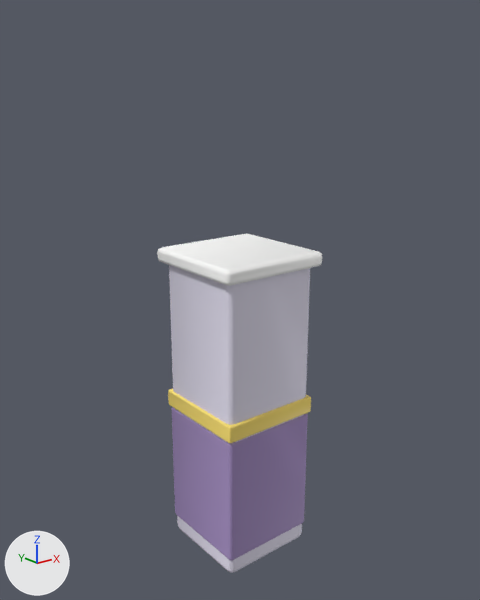
The glTF model assets/modelos/tp/pared_esquina.glb as it was, and as the next commit left it.
The view is the same before and after, from a 50 mm camera at (-0.773, -0.97, 0.921) aimed at (0.006, 0.004, 0.531). The lights are fixed; the arrows at lower left show +X, +Y and +Z. The picture after the commit comes second. Where no turn or scale is listed for an object, it has been applied to the vertices. Vertices at exactly the same position are counted once.

Names of what the first picture shows: 'pilar', 'pilar_franja', 'pilar_remate', 'pilar_zocalo'.
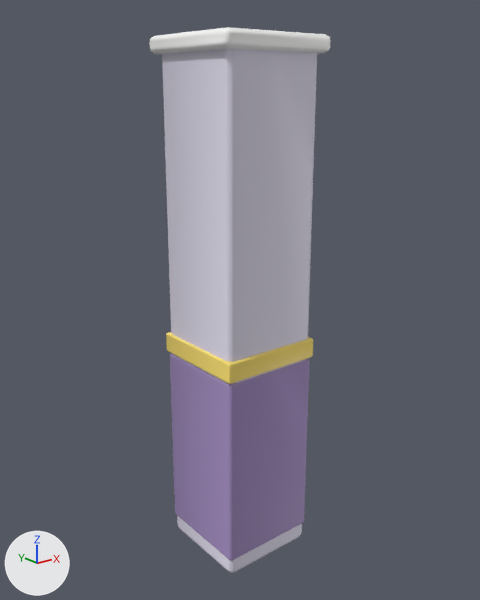
Where the newer file only moved an object's origin or applied its transform, the numbers keep the older frame.

Location of each change, (x1, y1, x2, y2) in pixels of the pictures (480 x 600 px; the box of a moved part takes in the faces that stretch with it):
'pilar', reshaped (10% wider, 70% taller): before (169, 265, 310, 573); after (162, 49, 317, 573)
'pilar_zocalo', reshaped (35% taller): before (172, 407, 308, 560); after (170, 353, 309, 560)
'pilar_remate', moved: before (157, 233, 322, 286); after (149, 27, 331, 54)
'pilar_franja', moved: before (168, 389, 311, 443); after (166, 332, 313, 384)
part 1 of me_cube, moved or reshaped: before (169, 265, 310, 442); after (162, 49, 317, 383)
part 2 of me_cube_001, moved or reshaped: before (172, 407, 308, 447); after (170, 353, 309, 447)

What changed in the scene script:
```text
Change me_cube:
    used by ob_pilar; location = (0.0, 0.0, 0.31)
    remove me_cube.from_pydata(...)  # 56 vertices, 108 faces; spans x -0.1..0.1, y -0.1..0.1, z -0.31..0.31
    add me_cube.from_pydata(...)  # 56 vertices, 108 faces; spans x -0.1..0.1, y -0.1..0.1, z -0.31..0.69
    me_cube part 1: all 28 vertices in x -0.1..0.1, y -0.1..0.1, z 0.298..0.31 are moved by (0.0, 0.0, 0.38)
Change me_cube_001:
    used by ob_pilar_zocalo; location = (0.0, 0.0, 0.168)
    remove me_cube_001.from_pydata(...)  # 56 vertices, 108 faces; spans x -0.102..0.102, y -0.102..0.102, z -0.132..0.132
    add me_cube_001.from_pydata(...)  # 56 vertices, 108 faces; spans x -0.102..0.102, y -0.102..0.102, z -0.132..0.252
    me_cube_001 part 2: all 28 vertices in x -0.102..0.102, y -0.102..0.102, z 0.124..0.132 are moved by (0.0, 0.0, 0.12)
Change ob_pilar_franja:
    ob_pilar_franja.location: (0.0, 0.0, 0.317) -> (0.0, 0.0, 0.44)
Change ob_pilar_remate:
    ob_pilar_remate.location: (0.0, 0.0, 0.62) -> (0.0, 0.0, 1.0)
```
